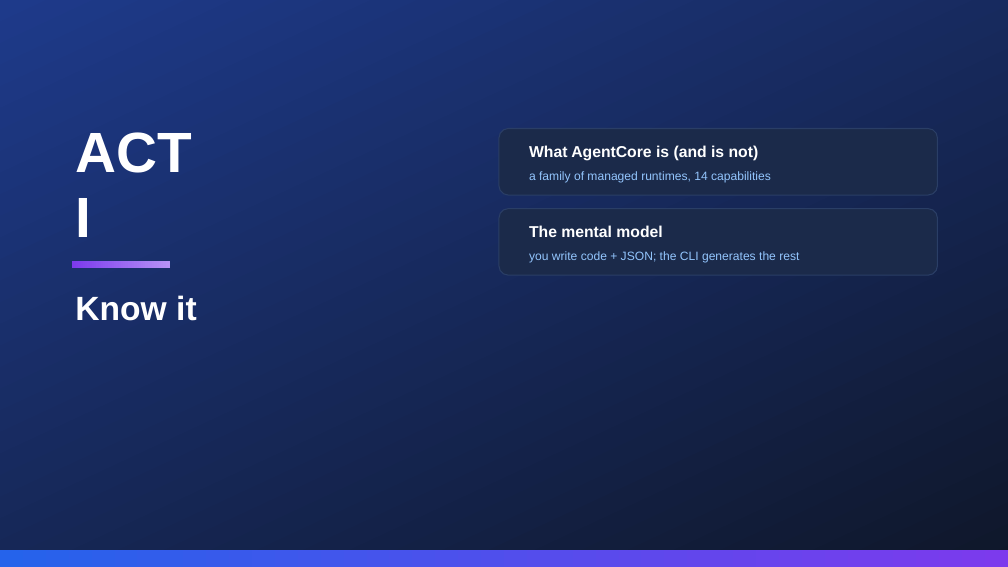
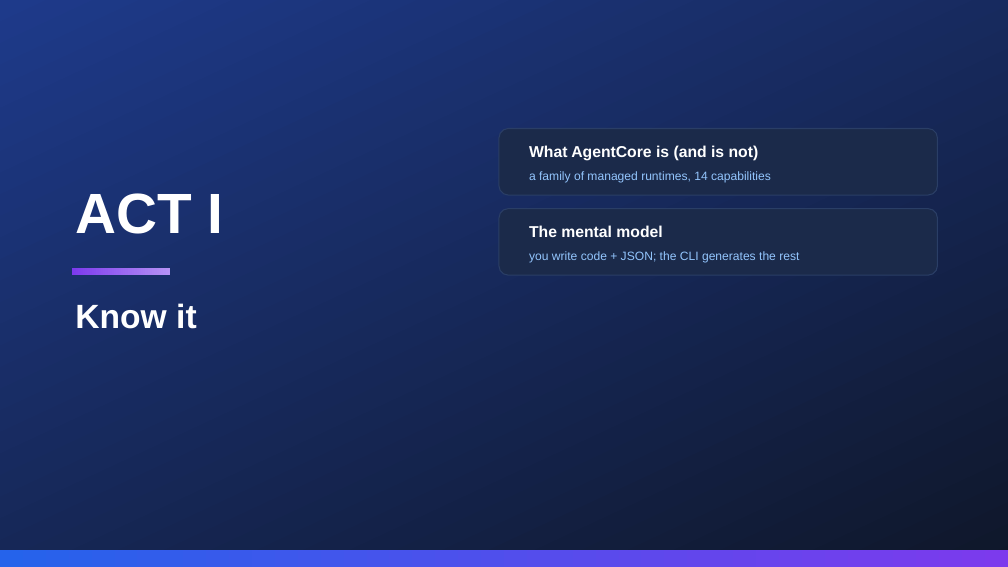
Before and after one commit to pinxiong/bedrock-agentcore-in-action, a slide deck: slide 4 of articles/decks/aws-agentcore-under-the-hood.pptx. Drawn at 1008x567 pixels with LibreOffice and Linux fonts; fonts in the diff are those of the drawing. Boxes give left, top, right and bottom in pixels: in the first picture for what was removed or moved away, otherwise in the second. Text is boxed around its words. In the diff, an @@ line names an element or a change of style, - is before the commit and + after.

```diff
--- a/articles/decks/aws-agentcore-under-the-hood.pptx
+++ b/articles/decks/aws-agentcore-under-the-hood.pptx
@@ text at (x1=75, y1=193, x2=224, y2=234): text changed @@
-ACT
-I
+ACT I
@@ rectangle moved from (x1=72, y1=261, x2=170, y2=268) to (x1=72, y1=268, x2=170, y2=275) @@
@@ text "Know it" moved from (x1=75, y1=295, x2=196, y2=321) to (x1=75, y1=303, x2=196, y2=329) @@
```
Also in this commit, not shown: 17 other slides changed, 1 other file.
